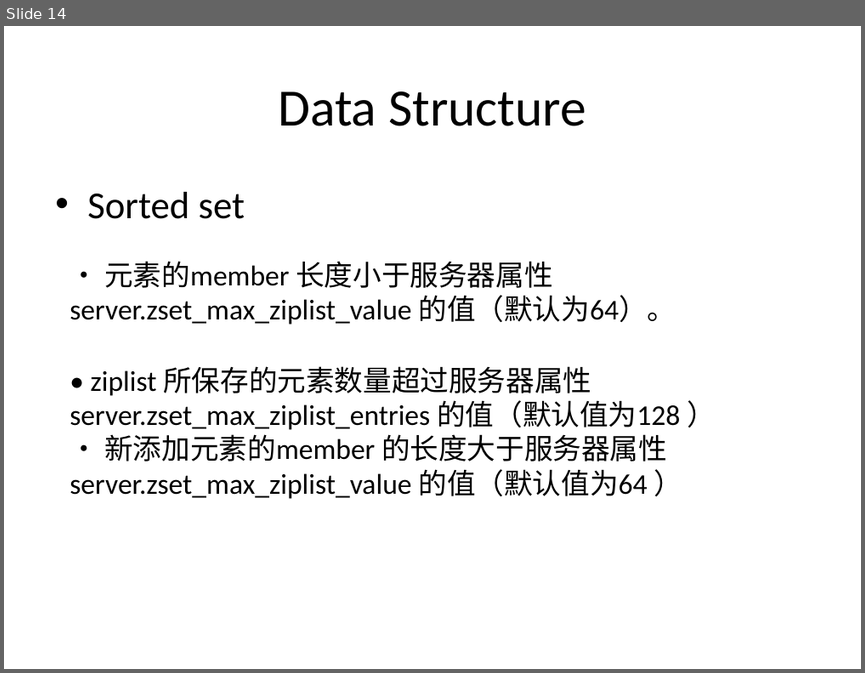
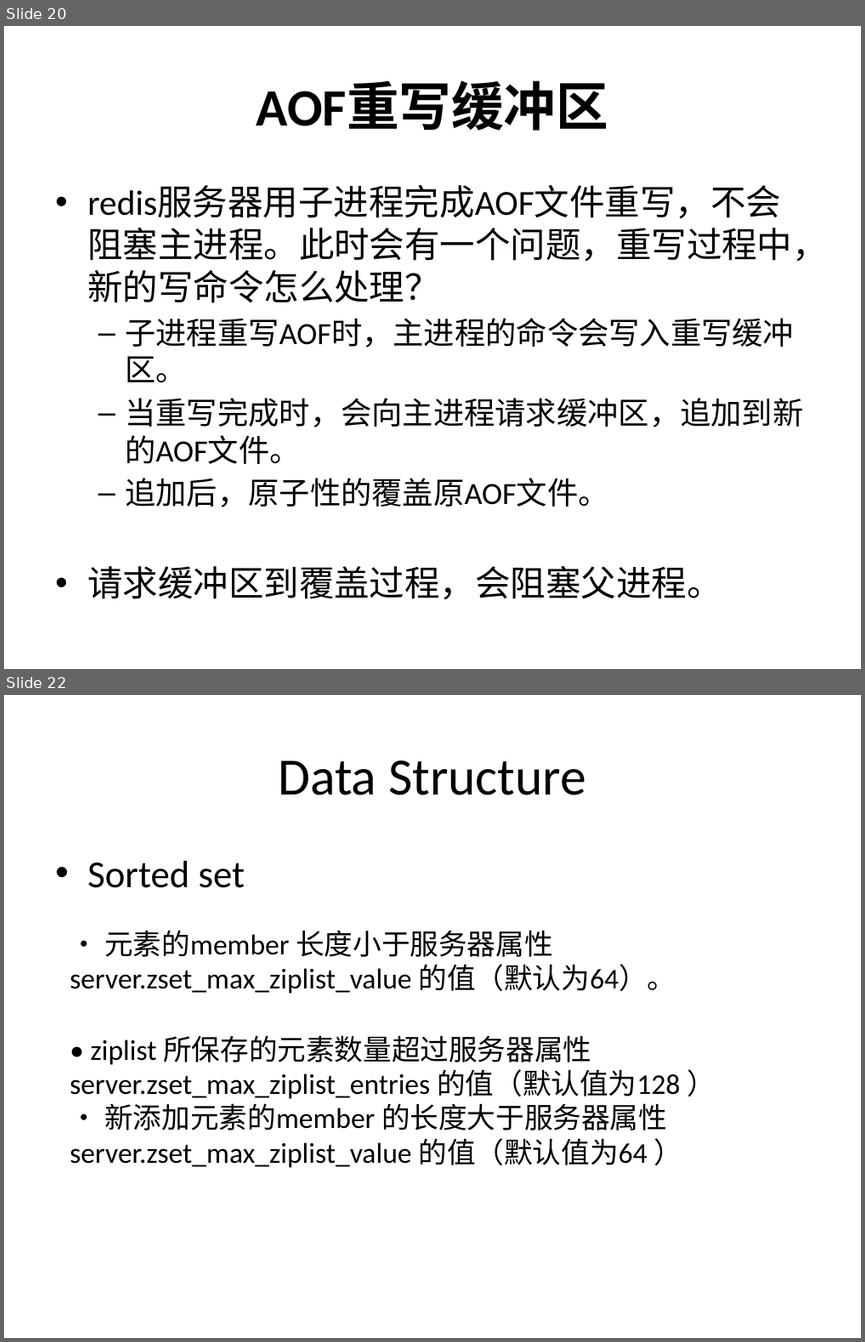
Before and after one commit to humanbeingxx/notes, a slide deck: redis/redis分享.pptx. Shown one above the other, each under a label of ours: slide 14 before the commit, slides 20 and 22 after it; the slides between them are not shown. The pictures are 865x673 and 865x1342 pixels, drawn with LibreOffice and Linux fonts; fonts in the diff are those of the drawing. Boxes give left, top, right and bottom in pixels: in the first picture for what was removed or moved away, otherwise in the second. Text is boxed around its words. In the diff, an @@ line names an element or a change of style, - is before the commit and + after.

Commit message:
add ppt

```diff
--- a/redis/redis分享.pptx
+++ b/redis/redis分享.pptx
@@ slide 20 added at [4, 26, 861, 669], background #FFFFFF @@
@@ title added at [256, 82, 608, 131], 44 pt, text #000000, bold @@
+AOF重写缓冲区
@@ text added at [87, 186, 828, 600], 29.6 pt, text #000000 @@
+• redis服务器用子进程完成AOF文件重写，不会阻塞主进程。此时会有一个问题，重写过程中，新的写命令怎么处理？
+  – 子进程重写AOF时，主进程的命令会写入重写缓冲区。
+  – 当重写完成时，会向主进程请求缓冲区，追加到新的AOF文件。
+  – 追加后，原子性的覆盖原AOF文件。
+• 请求缓冲区到覆盖过程，会阻塞父进程。
@@ what was slide 14 is now slide 22 @@
```
Also in this commit, not shown: 8 other slides added.
